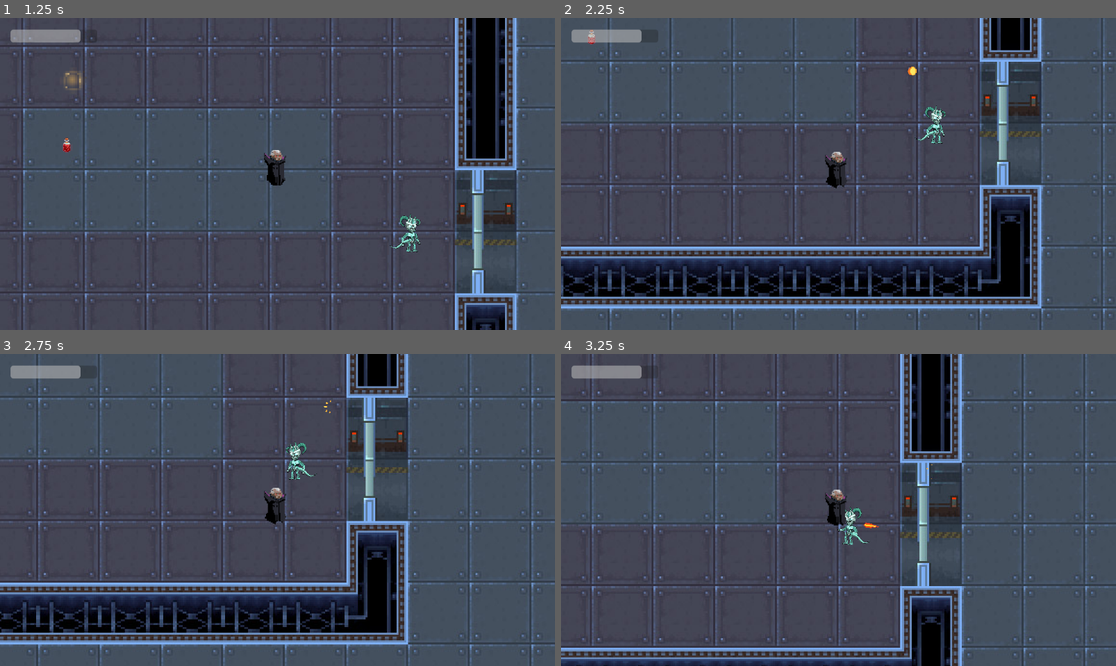
Above: before the commit, frames 1-4 (two rows, left to right).
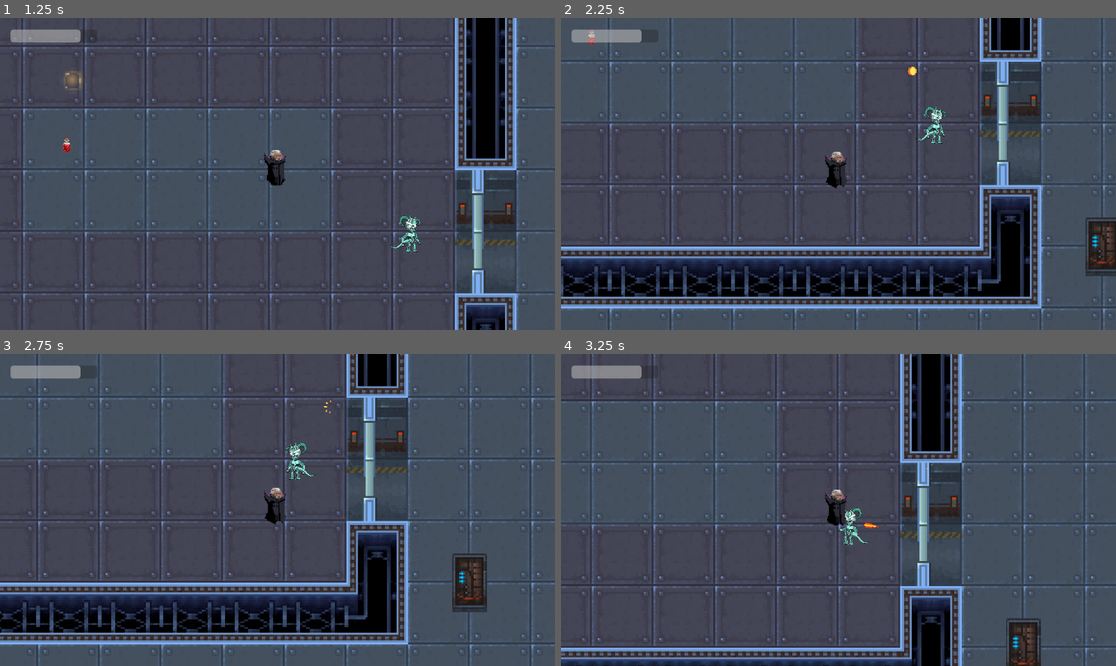
Above: after the commit, the same moments.

Repository: brianxiaodev/bloodmoon
Game: Godot game, scene res://scenes/blood_moon.tscn
Two runs of this game, one before a commit and one after it. Both use one fixed random seed, a clock stepped at 60 frames per second and the inputs below.
Inputs:
- Up to frame 1 (1.25 s): hold Right (ui_right) from 0.53 s (still down); hold Shift (dash) from 0.53 s (still down)
- Up to frame 2 (2.25 s): release Right (ui_right) at 1.28 s; release Shift (dash) at 1.28 s; hold Down (ui_down) 1.28-2.03 s; tap Space (shoot) at 1.35 s; hold Right (ui_right) from 2.03 s (still down); hold Z (stealth) from 2.03 s (still down)
- Up to frame 3 (2.75 s): keep holding Right (ui_right); keep holding Z (stealth)
- Up to frame 4 (3.25 s): release Right (ui_right) at 2.78 s; release Z (stealth) at 2.78 s; hold Up (ui_up) from 2.78 s (still down); tap Shift (dash) at 2.85 s

Frame 1 is identical in both runs. In frame 2, 0.9% of the frame differs, in the area x 94-100%, y 63-83%; in frame 3, 1.0%, in the area x 81-88%, y 63-83%; in frame 4, 0.8%.

Commit message:
door scene

Diff:
--- a/scenes/blood_moon.tscn
+++ b/scenes/blood_moon.tscn
@@ -12,6 +12,7 @@
 [ext_resource type="PackedScene" uid="uid://dfyumq44xaxsu" path="res://scenes/ui.tscn" id="10_xv8qn"]
 [ext_resource type="Script" uid="uid://cddyqtwwyroqx" path="res://scripts/ui.gd" id="11_h4ocb"]
 [ext_resource type="PackedScene" uid="uid://cgrps2fgm3jxq" path="res://scenes/healthpotion.tscn" id="12_87vbj"]
+[ext_resource type="PackedScene" uid="uid://b3ald5ngtdkny" path="res://scenes/door.tscn" id="13_8hplf"]
 
 [node name="Blood Moon" type="Node2D"]
 script = ExtResource("1_3kn01")
@@ -102,3 +103,5 @@
 
 [node name="Enemy6" parent="." instance=ExtResource("7_1dman")]
 position = Vector2(143, 246)
+
+[node name="Door" parent="." instance=ExtResource("13_8hplf")]
--- /dev/null
+++ b/scenes/door.tscn
@@ -0,0 +1,17 @@
+[gd_scene load_steps=3 format=3 uid="uid://b3ald5ngtdkny"]
+
+[ext_resource type="Texture2D" uid="uid://b4glq5btec2r3" path="res://assets/spaceship/door.png" id="1_hpvv5"]
+
+[sub_resource type="RectangleShape2D" id="RectangleShape2D_hpvv5"]
+size = Vector2(36, 61)
+
+[node name="Door" type="StaticBody2D"]
+
+[node name="Sprite2D" type="Sprite2D" parent="."]
+position = Vector2(4.76837e-07, 0)
+scale = Vector2(0.274621, 0.264048)
+texture = ExtResource("1_hpvv5")
+
+[node name="CollisionShape2D" type="CollisionShape2D" parent="."]
+position = Vector2(0, -0.5)
+shape = SubResource("RectangleShape2D_hpvv5")
Binary file added: assets/spaceship/RetroSpaceHell_PNG.png
Not shown, added: assets/spaceship/RetroSpaceHell_PNG.png.import
Binary file added: assets/spaceship/door.png
Not shown, added: assets/spaceship/door.png.import
Not shown: 1 places in scenes/blood_moon.tscn that only renumber resources
